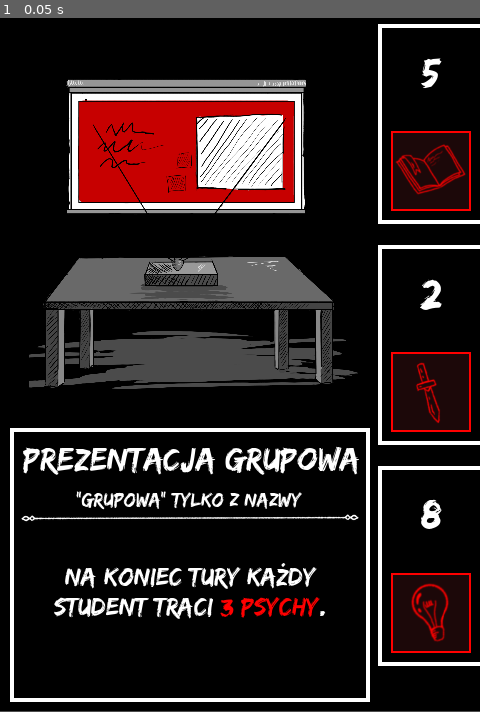
Above: before the commit, frame 1.
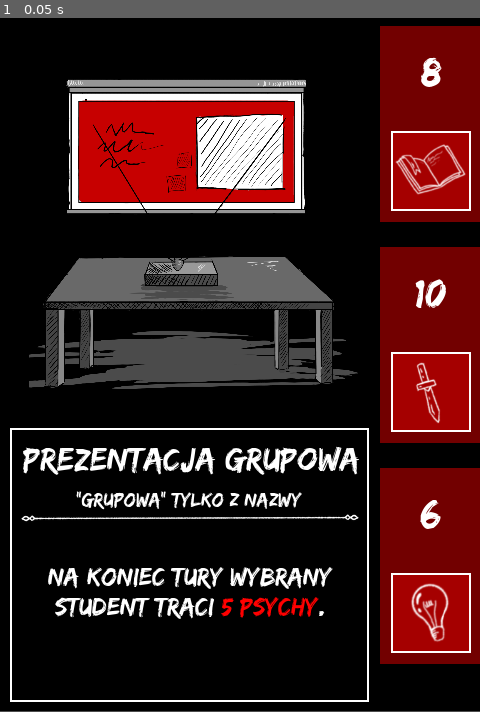
Above: after the commit, the same moment.

Repository: Kris0211/card_gen
Game: Godot game, scene res://cards/assignments/Prezentacja.tscn
Same seed, same stepped clock (60 frames per second), same inputs: the game is played once before the commit and once after it. This scene is started directly instead of the project's main scene.
Inputs:
- Up to frame 1 (0.05 s): no input

The runs differ from the first frame. In frame 1, 21% of the frame differs, in the area x 2-100%, y 0-99%.
Error in both runs: Invalid assignment of property or key 'texture' with value of type 'CompressedTexture2D' on a base object of type 'null instance'. (res://logic/StatedCard.gd:2…

Commit message:
minor changes

Diff:
--- a/cards/assignments/Prezentacja.tscn
+++ b/cards/assignments/Prezentacja.tscn
@@ -4,11 +4,17 @@
 [ext_resource type="Texture2D" uid="uid://bhj52ywvt7lso" path="res://images/tasks/prezentacja.png" id="2_mcywx"]
 
 [node name="StatedCard" instance=ExtResource("1_l3l5t")]
+first_stat_value = "8"
+second_stat_value = "10"
+third_stat_value = "6"
 card_icon = ExtResource("2_mcywx")
 card_name = "Prezentacja grupowa"
 card_flavour = "\"Grupowa\" tylko z nazwy"
-card_text = "Na koniec tury każdy student traci [color=#FF0000]3 Psychy[/color]."
+card_text = "Na koniec tury wybrany student traci [color=#FF0000]5 Psychy[/color]."
 center_text = true
+
+[node name="PanelText" parent="." index="1"]
+scale = Vector2(0.998619, 1)
 
 [node name="Image" parent="." index="5"]
 offset_left = 29.0
@@ -30,10 +36,13 @@
 
 [node name="CardText" parent="." index="9"]
 text = "
-[center]Na koniec tury każdy student traci [color=#FF0000]3 Psychy[/color].[/center]"
+[center]Na koniec tury wybrany student traci [color=#FF0000]5 Psychy[/color].[/center]"
 
 [node name="Value" parent="Stats/Stat1" index="0"]
-text = "[center]5[/center]"
+text = "[center]8[/center]"
+
+[node name="Value" parent="Stats/Stat2" index="0"]
+text = "[center]10[/center]"
 
 [node name="Value" parent="Stats/Stat3" index="0"]
-text = "[center]8[/center]"
+text = "[center]6[/center]"
--- a/cards/assignments/WyznaczanieWyznacznika.tscn
+++ b/cards/assignments/WyznaczanieWyznacznika.tscn
@@ -3,12 +3,12 @@
 [ext_resource type="PackedScene" uid="uid://d4mlv7l1yrpco" path="res://logic/StatedCard.tscn" id="1_1iay7"]
 
 [node name="StatedCard" instance=ExtResource("1_1iay7")]
-first_stat_value = "10"
-second_stat_value = "8"
-third_stat_value = "6"
+first_stat_value = "5"
+second_stat_value = "2"
+third_stat_value = "8"
 card_name = "Wyznaczanie wyznacznika"
 card_flavour = "ona jest 10 na 10 i dolnotrójkątna"
-card_text = "Na koniec tury wybrany student traci [color=#FF0000]5 Psychy[/color]."
+card_text = "Na koniec tury każdy student traci [color=#FF0000]3 Psychy[/color]."
 center_text = true
 
 [node name="Name" parent="." index="6"]
@@ -24,7 +24,7 @@
 
 [node name="CardText" parent="." index="9"]
 text = "
-[center]Na koniec tury wybrany student traci [color=#FF0000]5 Psychy[/color].[/center]"
+[center]Na koniec tury każdy student traci [color=#FF0000]3 Psychy[/color].[/center]"
 
 [node name="Value" parent="Stats/Stat1" index="0"]
 text = "[center]10[/center]"
--- a/logic/BasicDarkCard.tscn
+++ b/logic/BasicDarkCard.tscn
@@ -14,10 +14,10 @@
 
 [sub_resource type="StyleBoxFlat" id="StyleBoxFlat_ir5i8"]
 bg_color = Color(0, 0, 0, 1)
-border_width_left = 4
-border_width_top = 4
-border_width_right = 4
-border_width_bottom = 4
+border_width_left = 2
+border_width_top = 2
+border_width_right = 2
+border_width_bottom = 2
 border_color = Color(1, 1, 1, 1)
 
 [node name="BasicCard" type="Control"]
--- a/logic/StatedCard.gd
+++ b/logic/StatedCard.gd
@@ -17,9 +17,9 @@
 
 func _process(_delta):
 	super(_delta)
+	first_value.text = "[center]" + str(first_stat_value) + "[/center]"
+	second_value.text = "[center]" + str(second_stat_value) + "[/center]"
+	third_value.text = "[center]" + str(third_stat_value) + "[/center]"
 	first_icon.texture = first_stat_icon
 	second_icon.texture = second_stat_icon
 	third_icon.texture = third_stat_icon
-	first_value.text = "[center]" + str(first_stat_value) + "[/center]"
-	second_value.text = "[center]" + str(second_stat_value) + "[/center]"
-	third_value.text = "[center]" + str(third_stat_value) + "[/center]"
--- a/logic/StatedCard.tscn
+++ b/logic/StatedCard.tscn
@@ -8,20 +8,20 @@
 [ext_resource type="FontFile" uid="uid://j1cr6vj06n8t" path="res://EdoPL.ttf" id="6_glmh8"]
 [ext_resource type="Texture2D" uid="uid://l8a7yea5p3kq" path="res://images/FancySeparator.bmp" id="7_q8sw5"]
 
-[sub_resource type="StyleBoxFlat" id="StyleBoxFlat_lp6yn"]
-bg_color = Color(0, 0, 0, 1)
-border_width_left = 4
-border_width_top = 4
-border_width_bottom = 4
-border_color = Color(1, 1, 1, 1)
-
 [sub_resource type="StyleBoxFlat" id="StyleBoxFlat_mhw1g"]
 bg_color = Color(0, 0, 0, 1)
-border_width_left = 4
-border_width_top = 4
-border_width_right = 4
-border_width_bottom = 4
+border_width_left = 2
+border_width_top = 2
+border_width_right = 2
+border_width_bottom = 2
 border_color = Color(1, 1, 1, 1)
+
+[sub_resource type="StyleBoxFlat" id="StyleBoxFlat_lp6yn"]
+bg_color = Color(0.447059, 0, 0, 1)
+border_width_left = 2
+border_width_top = 2
+border_width_bottom = 2
+border_color = Color(1, 1, 1, 0)
 
 [sub_resource type="StyleBoxEmpty" id="StyleBoxEmpty_vd33y"]
 
@@ -54,6 +54,14 @@
 grow_vertical = 2
 color = Color(0, 0, 0, 1)
 
+[node name="PanelText" type="Panel" parent="."]
+layout_mode = 0
+offset_left = 10.0
+offset_top = 436.0
+offset_right = 369.0
+offset_bottom = 710.0
+theme_override_styles/panel = SubResource("StyleBoxFlat_mhw1g")
+
 [node name="PanelStats1" type="Panel" parent="."]
 layout_mode = 0
 offset_left = 378.0
@@ -77,14 +85,6 @@
 offset_right = 480.0
 offset_bottom = 674.0
 theme_override_styles/panel = SubResource("StyleBoxFlat_lp6yn")
-
-[node name="PanelText" type="Panel" parent="."]
-layout_mode = 0
-offset_left = 10.0
-offset_top = 436.0
-offset_right = 370.0
-offset_bottom = 710.0
-theme_override_styles/panel = SubResource("StyleBoxFlat_mhw1g")
 
 [node name="Image" type="TextureRect" parent="."]
 layout_mode = 0
@@ -175,7 +175,7 @@
 theme_override_fonts/italics_font = ExtResource("6_glmh8")
 theme_override_font_sizes/normal_font_size = 42
 bbcode_enabled = true
-text = "[center]1[/center]"
+text = "[center]12[/center]"
 scroll_active = false
 
 [node name="Panel" type="Panel" parent="Stats/Stat1"]
@@ -186,7 +186,6 @@
 theme_override_styles/panel = ExtResource("5_yly75")
 
 [node name="Icon" type="TextureRect" parent="Stats/Stat1/Panel"]
-self_modulate = Color(1, 0, 0, 1)
 layout_mode = 0
 offset_right = 80.0
 offset_bottom = 80.0
@@ -206,7 +205,7 @@
 theme_override_fonts/italics_font = ExtResource("6_glmh8")
 theme_override_font_sizes/normal_font_size = 42
 bbcode_enabled = true
-text = "[center]2[/center]"
+text = "[center]12[/center]"
 scroll_active = false
 
 [node name="Panel" type="Panel" parent="Stats/Stat2"]
@@ -217,7 +216,6 @@
 theme_override_styles/panel = ExtResource("5_yly75")
 
 [node name="Icon" type="TextureRect" parent="Stats/Stat2/Panel"]
-self_modulate = Color(1, 0, 0, 1)
 layout_mode = 0
 offset_right = 80.0
 offset_bottom = 80.0
@@ -237,7 +235,7 @@
 theme_override_fonts/italics_font = ExtResource("6_glmh8")
 theme_override_font_sizes/normal_font_size = 42
 bbcode_enabled = true
-text = "[center]3[/center]"
+text = "[center]12[/center]"
 scroll_active = false
 
 [node name="Panel" type="Panel" parent="Stats/Stat3"]
@@ -248,7 +246,6 @@
 theme_override_styles/panel = ExtResource("5_yly75")
 
 [node name="Icon" type="TextureRect" parent="Stats/Stat3/Panel"]
-self_modulate = Color(1, 0, 0, 1)
 layout_mode = 0
 offset_right = 80.0
 offset_bottom = 80.0
--- a/logic/StudentCard.tscn
+++ b/logic/StudentCard.tscn
@@ -34,6 +34,7 @@
 anchor_bottom = 1.0
 grow_horizontal = 2
 grow_vertical = 2
+scale = Vector2(0.999255, 1)
 script = ExtResource("1_knpfu")
 start_psycha_value = "12"
 student_color = Color(0, 0.6, 0.843137, 1)
--- a/themes/StatBox.tres
+++ b/themes/StatBox.tres
@@ -1,9 +1,9 @@
 [gd_resource type="StyleBoxFlat" format=3 uid="uid://bsuji6wg3ernk"]
 
 [resource]
-bg_color = Color(0.109804, 0.0313726, 0.0352941, 1)
+bg_color = Color(0.647059, 0, 0, 1)
 border_width_left = 2
 border_width_top = 2
 border_width_right = 2
 border_width_bottom = 2
-border_color = Color(1, 0, 0, 1)
+border_color = Color(1, 1, 1, 1)
